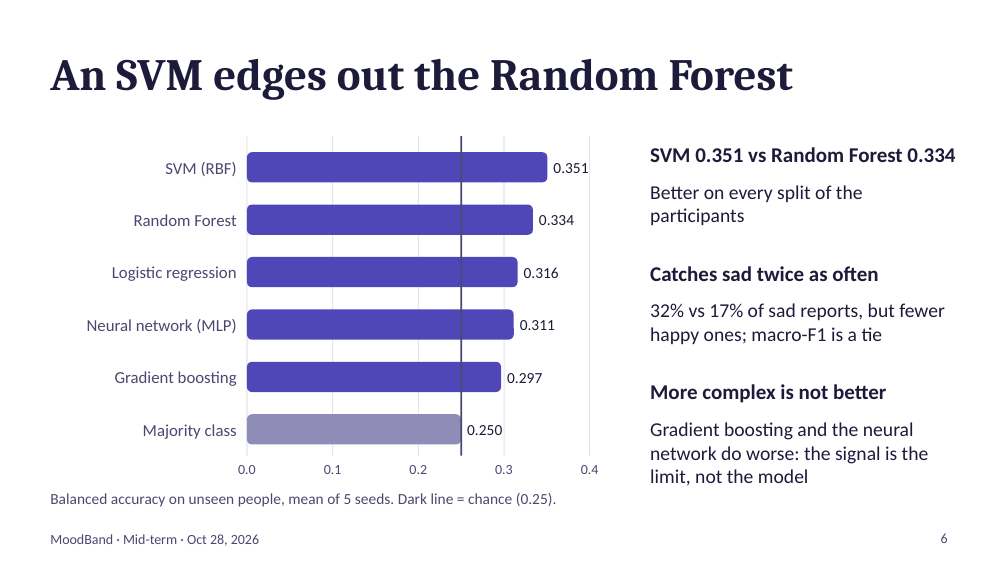
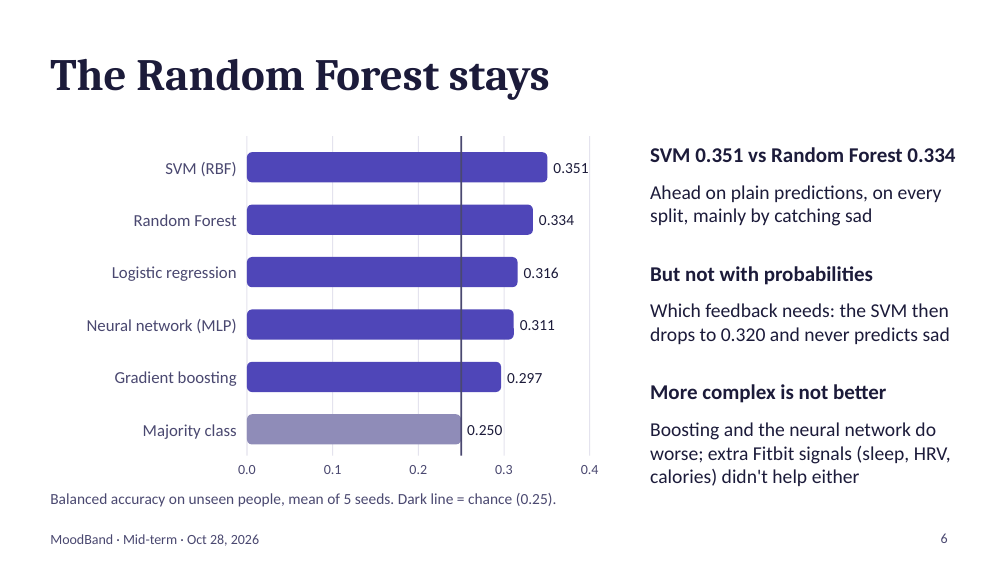
Before and after one commit to themotaguy/MoodBand, a slide deck: slide 6 of Docs/MoodBand_Midterm_Presentation.pptx. Drawn at 1008x567 pixels with LibreOffice and Linux fonts; fonts in the diff are those of the drawing. Boxes give left, top, right and bottom in pixels: in the first picture for what was removed or moved away, otherwise in the second. Text is boxed around its words. In the diff, an @@ line names an element or a change of style, - is before the commit and + after.

```diff
--- a/Docs/MoodBand_Midterm_Presentation.pptx
+++ b/Docs/MoodBand_Midterm_Presentation.pptx
@@ title at (x1=50, y1=59, x2=550, y2=100): text changed @@
-An SVM edges out the Random Forest
+The Random Forest stays
@@ text at (x1=650, y1=185, x2=942, y2=226): text changed @@
-Better on every split of the participants
+Ahead on plain predictions, on every split, mainly by catching sad
@@ text at (x1=650, y1=266, x2=873, y2=285): text changed @@
-Catches sad twice as often
+But not with probabilities
@@ text at (x1=650, y1=303, x2=950, y2=344): text changed @@
-32% vs 17% of sad reports, but fewer happy ones; macro-F1 is a tie
+Which feedback needs: the SVM then drops to 0.320 and never predicts sad
@@ text at (x1=650, y1=422, x2=951, y2=486): text changed @@
-Gradient boosting and the neural network do worse: the signal is the limit, not the model
+Boosting and the neural network do worse; extra Fitbit signals (sleep, HRV, calories) didn't help either
```
Also in this commit, not shown: 1 other file.
